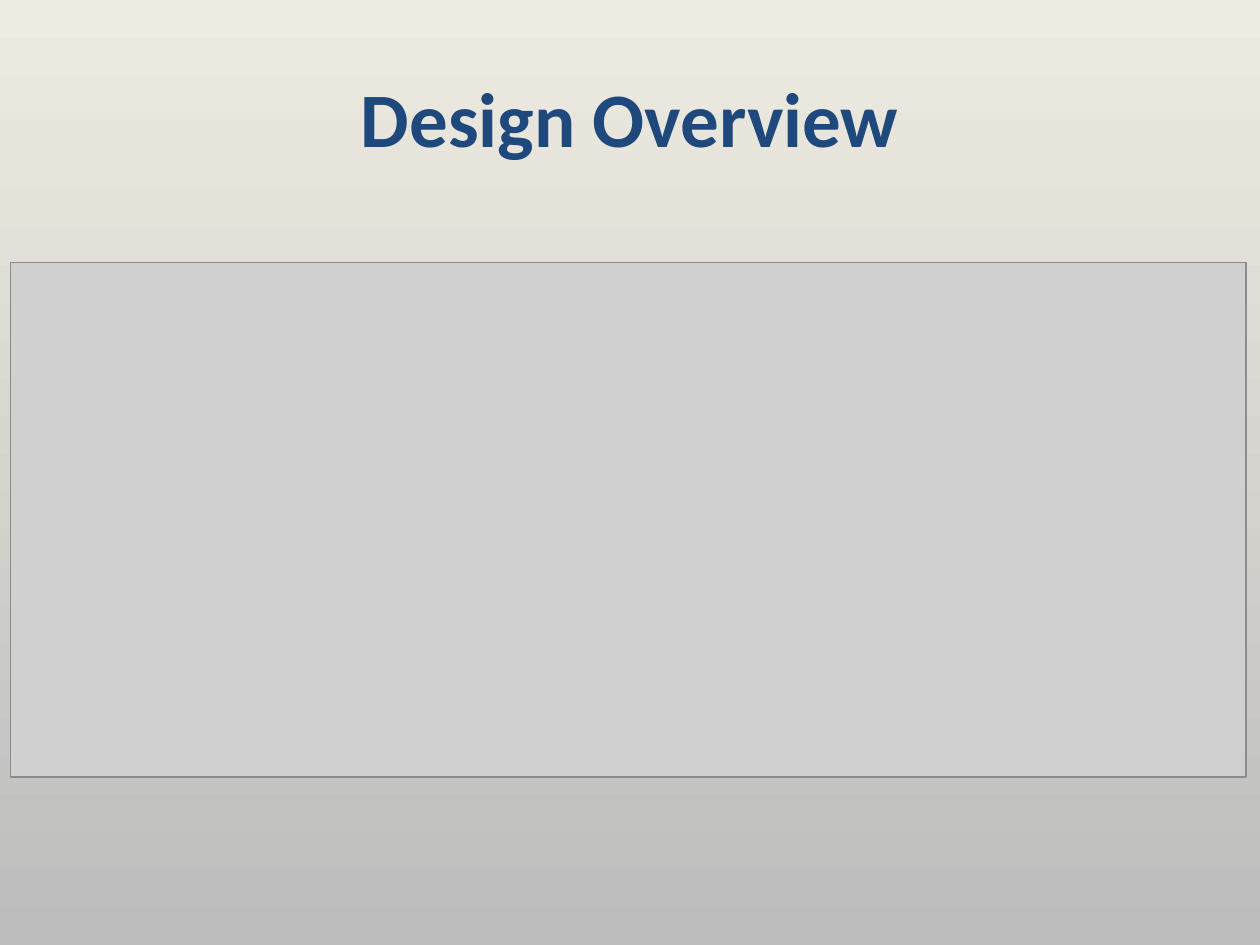
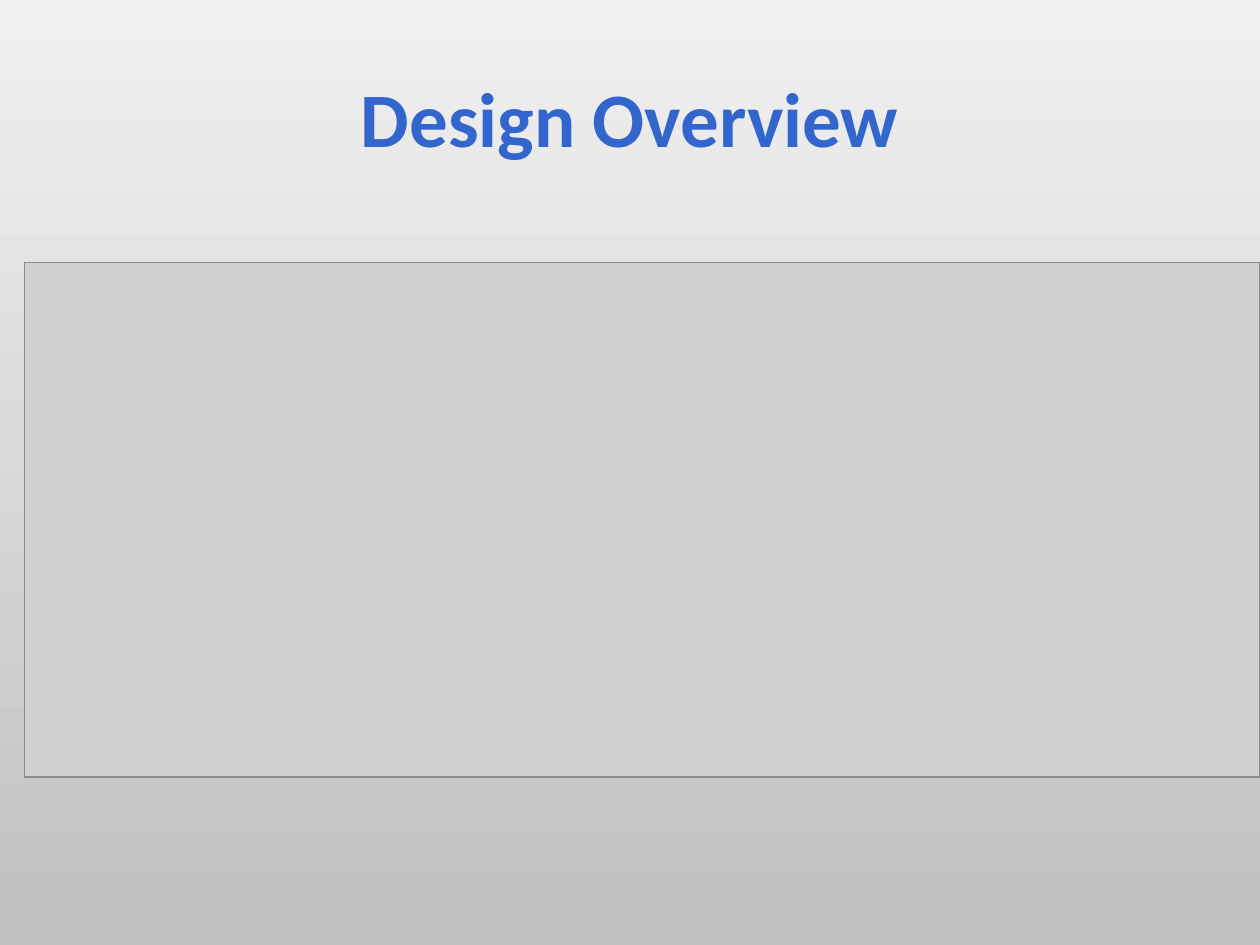
Before and after one commit to aajackson/Creepers, a slide deck: slide 4 of Documentation/MyFavs Presentation.ppt. Drawn at 1260x945 pixels with LibreOffice and Linux fonts; fonts in the diff are those of the drawing; grey boxes stand for pictures. Boxes give left, top, right and bottom in pixels: in the first picture for what was removed or moved away, otherwise in the second. Text is boxed around its words. In the diff, an @@ line names an element or a change of style, - is before the commit and + after.

```diff
--- a/Documentation/MyFavs Presentation.ppt
+++ b/Documentation/MyFavs Presentation.ppt
@@ background gradient #EEECE1 to #BCBCBC to gradient #F0F0F0 to #C0C0C0 @@
@@ title "Design Overview" at (361, 93, 899, 160): text colour #1F497D to #3366CC @@
@@ picture: place and size @@
-picture at (10, 262, 1246, 776)
+picture at (24, 262, 1260, 776)
```
Also in this commit, not shown: 13 other slides changed.
